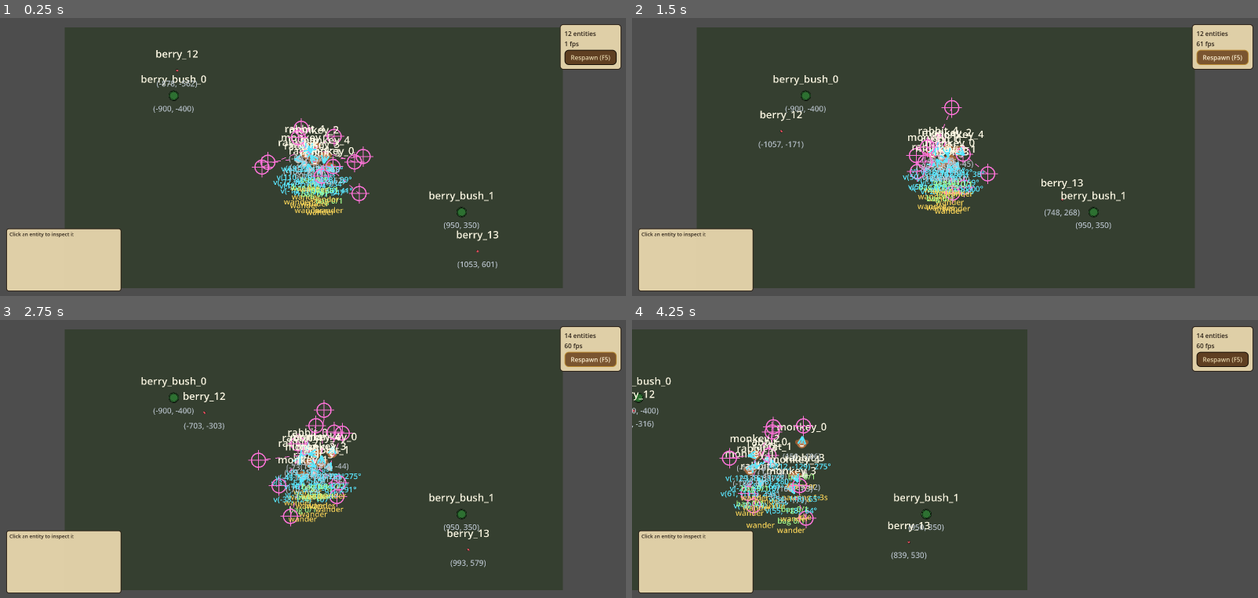
Above: before the commit, frames 1-4 (two rows, left to right).
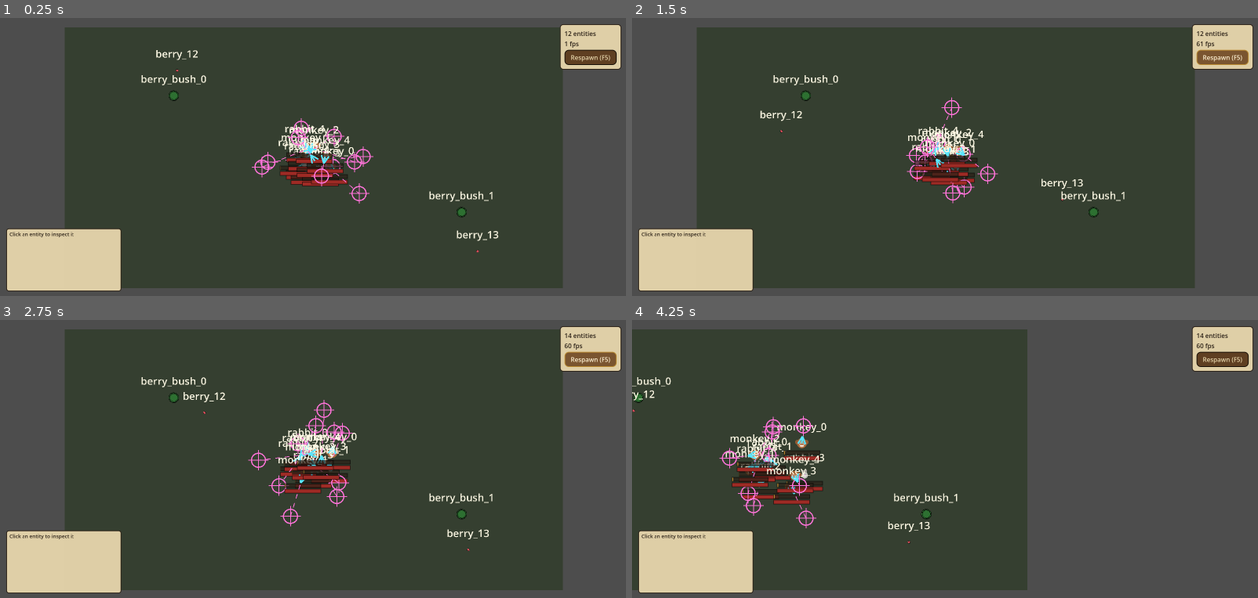
Above: after the commit, the same moments.

Repository: hafizosina/compilationpack
Game: Godot game, scene res://9. EcsSystem/main.tscn
The game is run twice, just before and just after one commit, with the same random seed, the same clock (stepped at 60 frames per second) and the same inputs.
Inputs (mouse positions are in pixels of both pictures, inside the frame that each line leads up to):
- Up to frame 1 (0.25 s): no input
- Up to frame 2 (1.5 s): click "Respawn (F5)" at 0.5 s; click "Respawn (F5)" at 1.25 s
- Up to frame 3 (2.75 s): click "Respawn (F5)" at 2 s
- Up to frame 4 (4.25 s): tap Enter at 2.75 s; move the mouse to (1082, 445) at 2.77 s; hold Right (ui_right) 2.78-3.5 s; hold Shift (sprint) 2.78-3.5 s; click (1082, 445) at 2.92 s; drag from (819, 472) to (913, 514) at 3.52 s

The runs differ from the first frame. In frame 1, 1.9% of the frame differs, in the area x 24-80%, y 22-91%; in frame 2, 1.9%; in frame 3, 2.0%; in frame 4, 2.4%, in the area x 0-50%, y 31-87%.

Commit message:
feat(ecs): the overlay shows shapes, not sentences
Co-Authored-By: Claude Opus 5 <noreply@anthropic.com>
Claude-Session: https://claude.ai/code/session_012Hf5K9ioh4cZ7CmgCgSJA8

Diff:
--- a/9. EcsSystem/ecs_debug_overlay.gd
+++ b/9. EcsSystem/ecs_debug_overlay.gd
@@ -1,9 +1,17 @@
 class_name EcsDebugOverlay
 extends Node2D
 
-## World-space debug gizmos, drawn on the entities themselves: the name, the
-## position, the velocity vector with its heading, and a dashed line to the spot
-## the low brain picked.
+## World-space debug gizmos, drawn on the entities themselves: the name, a
+## velocity arrow, a dashed line to the spot the brain picked, hunger and health
+## as bars, and a badge on the sprite's shoulder when it is carrying something.
+##
+## Shapes rather than numbers, because these are readings you scan a crowd for
+## rather than ones you read. A dozen creatures' worth of "hunger 43%" and
+## "v(62, -34) 151°" is a wall of text parsed one entity at a time; a dozen
+## part-filled bars is a picture taken in at a glance, which is the whole job of
+## an overlay. Where a number is genuinely wanted — the exact velocity, the
+## exact hunger — the inspector has it for the one entity you click, and a
+## vector is better read as the arrow anyway.
 ##
 ## It does NOT draw bodies. EcsBodyComponent's radius reaches the screen as a
 ## real CollisionShape2D under World/Bodies now, so Godot's own Debug > Visible
@@ -20,11 +28,20 @@
 const SPRITE_HALF := 64.0 * EcsConst.SPRITE_SCALE
 
 const NAME_COLOR := Color(1.0, 0.98, 0.9, 0.95)
-const POSITION_COLOR := Color(0.74, 0.78, 0.82, 0.9)
 const BAG_COLOR := Color(0.65, 1.0, 0.55, 0.95)
+const BADGE_INK := Color(0.09, 0.07, 0.05, 0.95)
 const VELOCITY_COLOR := Color(0.35, 0.9, 1.0)
 const DESTINATION_COLOR := Color(1.0, 0.45, 0.85)
-const PAUSED_COLOR := Color(1.0, 0.85, 0.35, 0.9)
+
+## Bar colours, taken from the project palette so the overlay reads as part of
+## the same game: health is the palette's blood red, hunger its brass. Hunger
+## *fills* as it climbs, so a full bar is the warning, which is the opposite
+## direction to health and deliberately so — both bars are full of bad news at
+## opposite ends, and the colour is what tells them apart at a glance.
+const BAR_BACK := Color(0.165, 0.125, 0.086, 0.7)
+const BAR_EDGE := Color(0.0, 0.0, 0.0, 0.5)
+const HUNGER_COLOR := Color(0.725, 0.541, 0.196)
+const HEALTH_COLOR := Color(0.62, 0.169, 0.145)
 
 ## Snapshot rows from EcsDebugSystem. See that file for the keys.
 var _rows: Array[Dictionary] = []
@@ -53,26 +70,42 @@
 	# small screen-space gap, so a label neither overlaps the art when zoomed in
 	# nor floats away from it when zoomed out.
 	var above := -SPRITE_HALF - 10.0 * px
-	var first := SPRITE_HALF + 14.0 * px
-	var second := first + 13.0 * px
-	var third := second + 13.0 * px
 	var left := -110.0 * px
 	var width := 220.0 * px
+
+	# Bars sit directly under the sprite, above the text, centred on the entity.
+	var bar_width := 46.0 * px
+	var bar_height := 5.0 * px
+	var bar_left := -bar_width * 0.5
+	var bar_top := SPRITE_HALF + 3.0 * px
 
 	for row in _rows:
 		var pos: Vector2 = row["pos"]
 
 		_label(pos + Vector2(left, above), String(row["name"]), 13.0 * px, width, NAME_COLOR)
-		_label(pos + Vector2(left, first), "(%d, %d)" % [roundi(pos.x), roundi(pos.y)],
-			10.0 * px, width, POSITION_COLOR)
 
-		# Nothing further to say about something that cannot move. It used to
-		# print "no movement component" here, which was informative when one
-		# prop sat among ten creatures and became noise the moment a spawner
-		# filled the map with berries. The absence of a velocity line says it.
-		var bag: String = row["bag"]
-		if bag != "":
-			_label(pos + Vector2(left, third), "bag " + bag, 10.0 * px, width, BAG_COLOR)
+		# Only what the entity actually has. A berry carries neither bar and a
+		# bush carries no bag, and each simply draws nothing — the absence is
+		# the statement, the same way the missing velocity line below is.
+		var stacked := bar_top
+		var hunger: float = row["hunger"]
+		if hunger >= 0.0:
+			_bar(pos + Vector2(bar_left, stacked), hunger, bar_width, bar_height,
+				HUNGER_COLOR, px)
+			stacked += bar_height + 2.0 * px
+		var health: float = row["health"]
+		if health >= 0.0:
+			_bar(pos + Vector2(bar_left, stacked), health, bar_width, bar_height,
+				HEALTH_COLOR, px)
+
+		# A badge on the sprite's top-left shoulder, and only when there is
+		# something in the bag: an empty one is the common case and a "0" on
+		# every creature is noise. Nothing shown therefore means either empty
+		# hands or no inventory at all, which for scanning a crowd is the same
+		# fact — neither one is carrying anything.
+		var carried: int = row["carried"]
+		if carried > 0:
+			_badge(pos + Vector2(-SPRITE_HALF, -SPRITE_HALF), carried, px)
 
 		if not row["has_movement"]:
 			continue
@@ -87,8 +120,9 @@
 			draw_line(dest + Vector2(0.0, -13.0 * px), dest + Vector2(0.0, 13.0 * px),
 				DESTINATION_COLOR, 1.0 * px)
 
-		# Which way it is actually moving. The arrow is the vector; the text
-		# under the entity is the same thing in numbers.
+		# Which way it is actually moving. The arrow *is* the vector — its
+		# direction is the heading and its length is the speed — so the numbers
+		# that used to sit under it said nothing the picture did not.
 		var velocity: Vector2 = row["velocity"]
 		if velocity.length() > 0.01:
 			var head := pos + velocity * 0.35
@@ -96,19 +130,26 @@
 			var barb := -velocity.normalized() * 11.0 * px
 			draw_line(head, head + barb.rotated(0.45), VELOCITY_COLOR, 2.0 * px)
 			draw_line(head, head + barb.rotated(-0.45), VELOCITY_COLOR, 2.0 * px)
-			_label(pos + Vector2(left, second),
-				"v(%d, %d)  %d°" % [roundi(velocity.x), roundi(velocity.y), int(row["heading"])],
-				10.0 * px, width, VELOCITY_COLOR)
-		else:
-			_label(pos + Vector2(left, second), "pausing %.1fs" % row["pause_left"],
-				10.0 * px, width, PAUSED_COLOR)
 
-		# What the brain thinks it is doing. Worth its own line: with the FSM,
-		# "walking" and "walking *to a berry it chose*" look identical on screen
-		# and are different states.
-		var state: String = row["state"]
-		if state != "":
-			_label(pos + Vector2(left, third + 12.0 * px), state, 10.0 * px, width, PAUSED_COLOR)
+## One bar: a dark trough, a fill proportional to `ratio`, and an outline to
+## keep it legible over pale ground. Sizes arrive already scaled for the camera.
+func _bar(at: Vector2, ratio: float, width: float, height: float,
+		fill: Color, px: float) -> void:
+	var box := Rect2(at, Vector2(width, height))
+	draw_rect(box, BAR_BACK, true)
+	if ratio > 0.0:
+		draw_rect(Rect2(at, Vector2(width * ratio, height)), fill, true)
+	draw_rect(box, BAR_EDGE, false, 1.0 * px)
+
+## A small disc carrying a count, sat on the given corner of the sprite.
+func _badge(at: Vector2, count: int, px: float) -> void:
+	var radius := 9.0 * px
+	draw_circle(at, radius, BAG_COLOR)
+	draw_arc(at, radius, 0.0, TAU, 16, BADGE_INK, 1.0 * px)
+	var size := 10.0 * px
+	# draw_string puts the baseline on `at`, so nudge down by roughly a third of
+	# the glyph height to sit the digit in the middle of the disc.
+	_label(at + Vector2(-radius, size * 0.36), str(count), size, radius * 2.0, BADGE_INK)
 
 ## One line of centred text. Sizes arrive already scaled for the camera.
 func _label(at: Vector2, text: String, size: float, width: float, color: Color) -> void:
--- a/9. EcsSystem/systems/ecs_debug_system.gd
+++ b/9. EcsSystem/systems/ecs_debug_system.gd
@@ -32,7 +32,6 @@
 		var place := world.get_component(id, EcsPositionComponent) as EcsPositionComponent
 		var move := world.get_component(id, EcsMovementComponent) as EcsMovementComponent
 		var bag := world.get_component(id, EcsInventoryComponent) as EcsInventoryComponent
-		var brain := world.get_component(id, EcsLowBrainComponent) as EcsLowBrainComponent
 
 		var row := {
 			"id": id,
@@ -41,25 +40,25 @@
 			"pos": place.position,
 			"has_movement": move != null,
 			"velocity": Vector2.ZERO,
-			"heading": 0.0,
 			"has_destination": false,
 			"destination": Vector2.ZERO,
-			"pause_left": 0.0,
-			"state": "",
-			"bag": "%d/%d" % [bag.items.size(), bag.capacity] if bag != null else "",
+			"hunger": -1.0,
+			"health": -1.0,
+			"carried": bag.items.size() if bag != null else -1,
 		}
 		if move != null:
 			row["velocity"] = move.velocity
-			# Screen degrees, 0 = right and increasing clockwise, so the number
-			# matches the arrow the overlay draws.
-			row["heading"] = fposmod(rad_to_deg(move.velocity.angle()), 360.0)
 			row["has_destination"] = move.has_destination
 			row["destination"] = move.destination
-		if brain != null:
-			row["pause_left"] = maxf(brain.pause_left, 0.0)
-			# The name comes off a constant on the component, so a new state is
-			# one enum entry and one string, with nothing here to update.
-			row["state"] = EcsLowBrainComponent.STATE_NAMES[brain.state]
+		# Bars go out as ratios, never as text or pixels. Formatting is the
+		# view's business and a fraction is the honest reading — the overlay
+		# decides how long a bar that makes, and -1 means "has no such bar".
+		var hunger := world.get_component(id, EcsHungerComponent) as EcsHungerComponent
+		var health := world.get_component(id, EcsHealthComponent) as EcsHealthComponent
+		if hunger != null:
+			row["hunger"] = clampf(hunger.value / maxf(hunger.max_value, 0.01), 0.0, 1.0)
+		if health != null:
+			row["health"] = clampf(health.value / maxf(health.max_health, 0.01), 0.0, 1.0)
 		rows.append(row)
 
 	_overlay.show_rows(rows)
Not shown, changed: CLAUDE.md
Not shown, changed: docs/devlog/Summary.md
